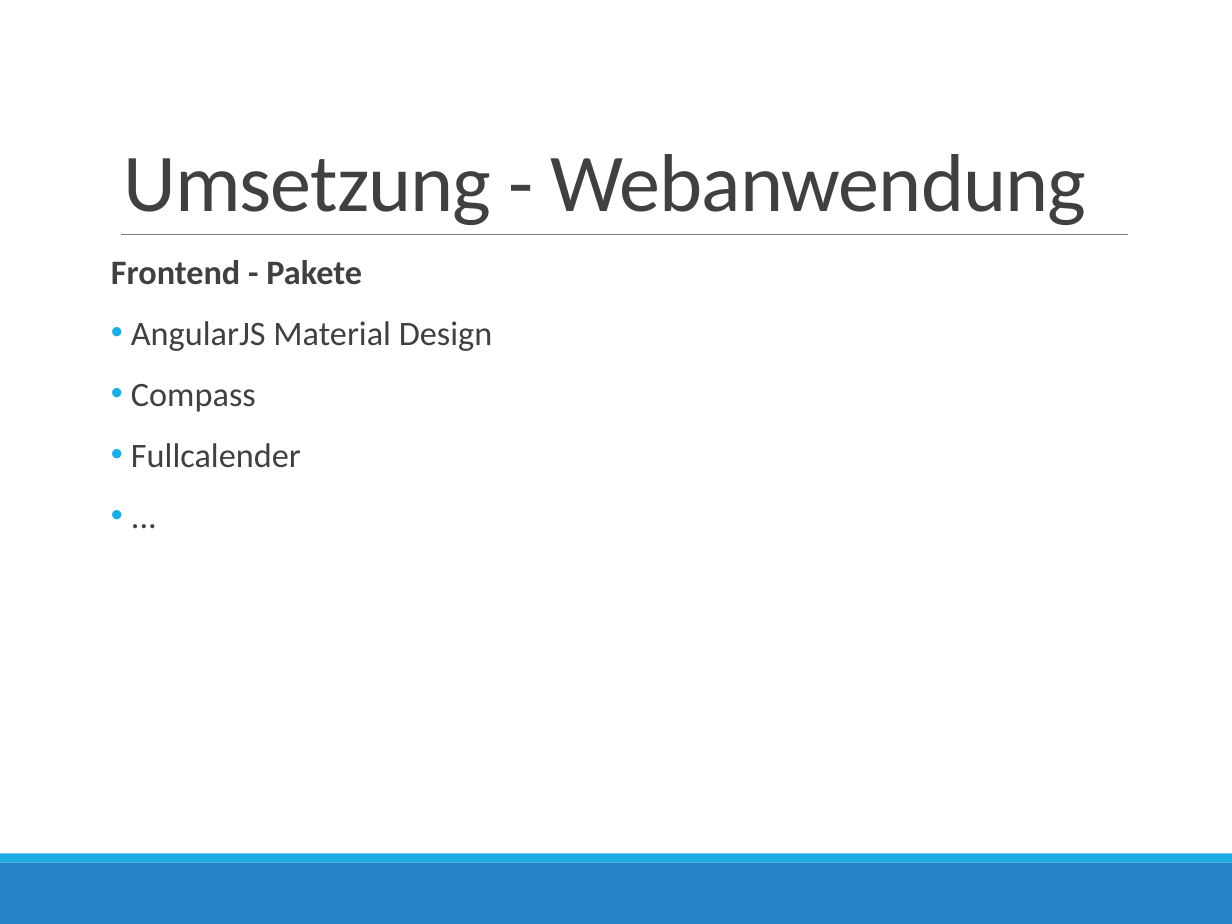
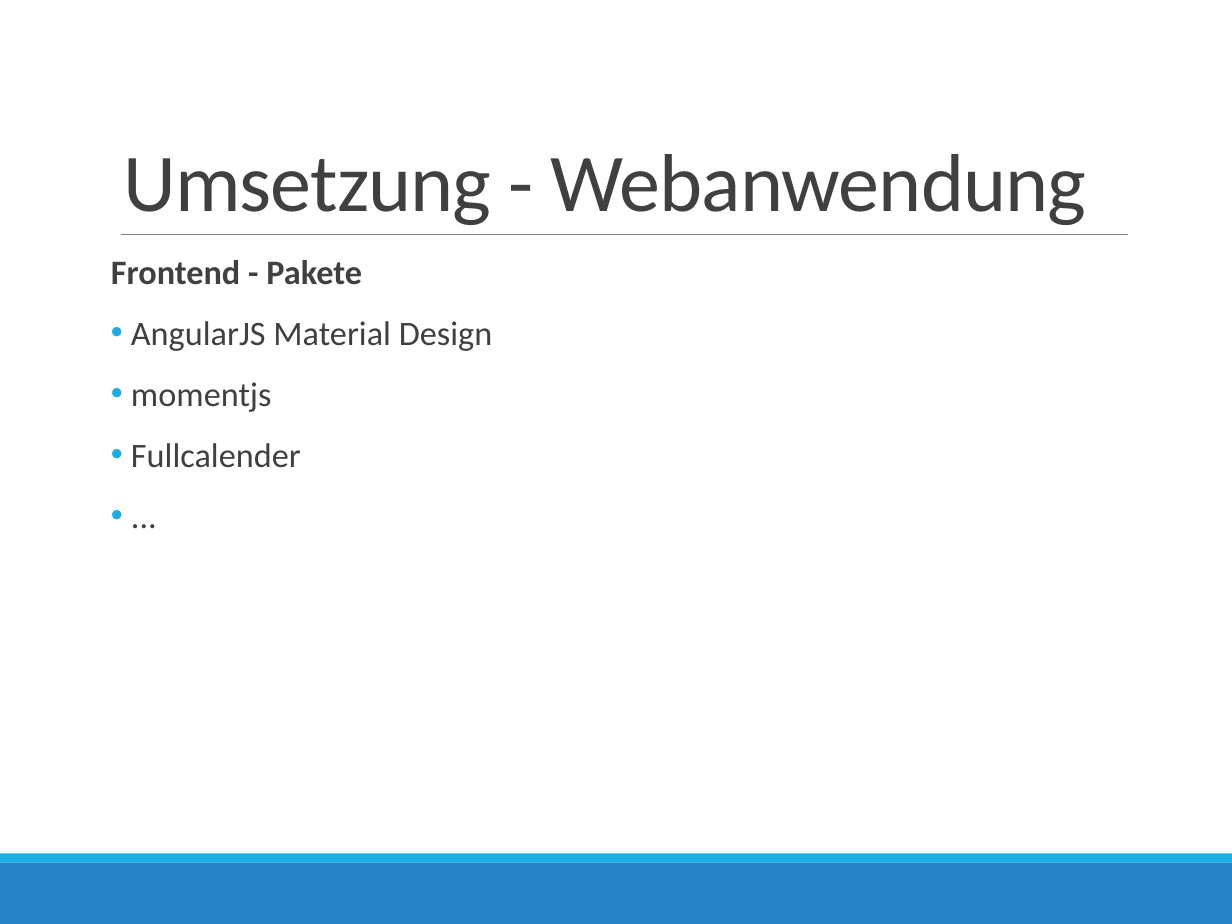
Before and after one commit to handball10/eva-ss2016, a slide deck: slide 8 of presentation/eva.pptx. Drawn at 1232x924 pixels with LibreOffice and Linux fonts; fonts in the diff are those of the drawing. Boxes give left, top, right and bottom in pixels: in the first picture for what was removed or moved away, otherwise in the second. Text is boxed around its words. In the diff, an @@ line names an element or a change of style, - is before the commit and + after.

Commit message:
* presentation

```diff
--- a/presentation/eva.pptx
+++ b/presentation/eva.pptx
@@ text at <box>131,382,272,412</box>: text changed @@
-• Compass
+• momentjs
```
Also in this commit, not shown: 3 other slides changed, 3 other files.
